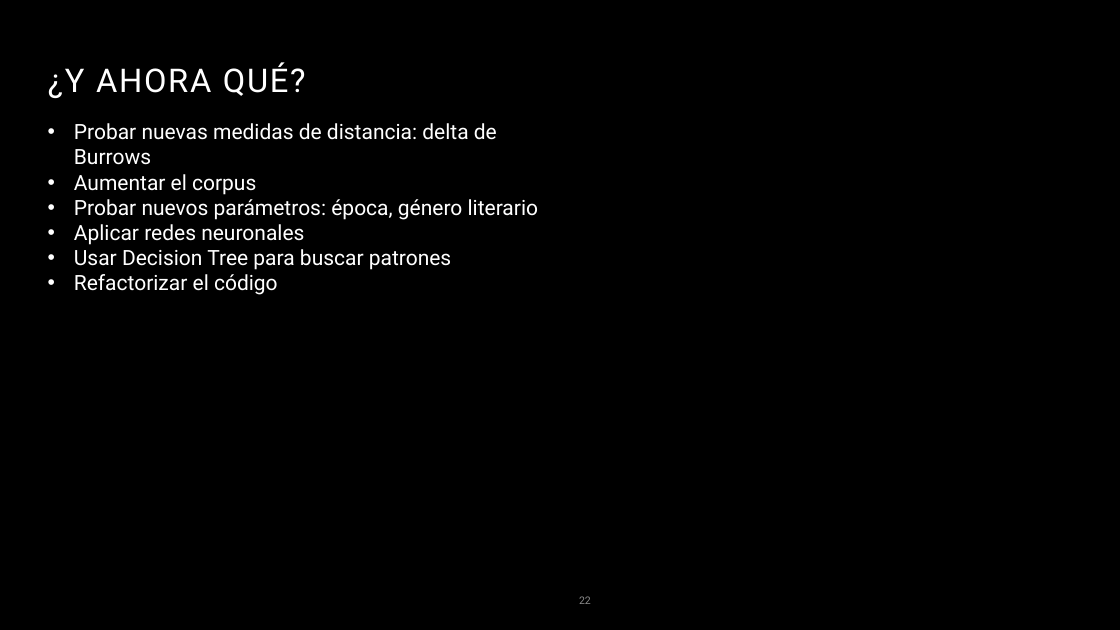
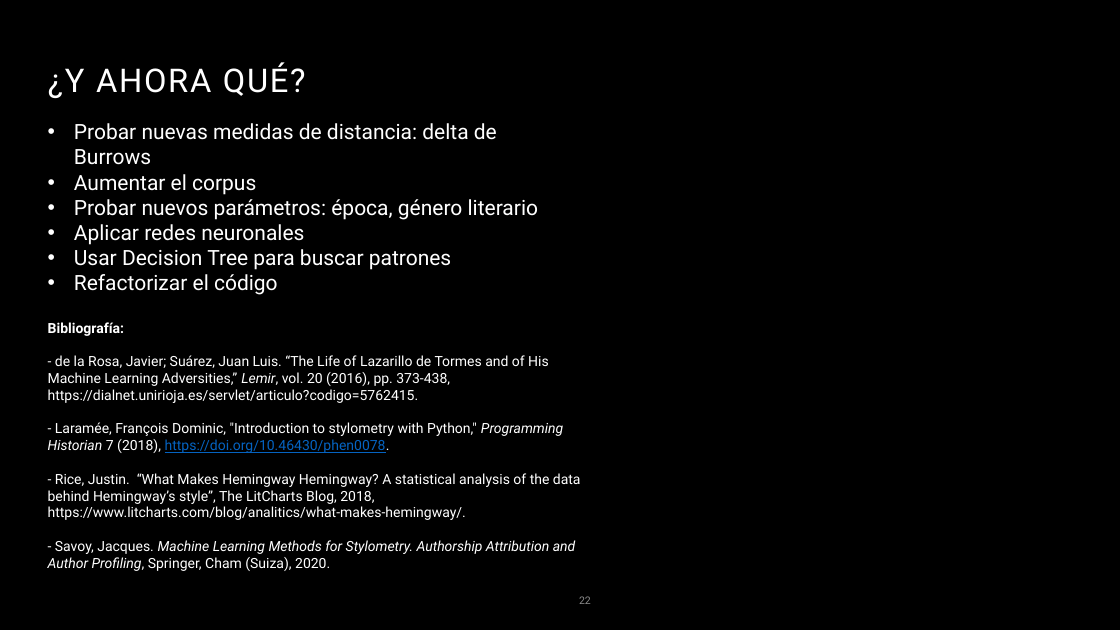
Before and after one commit to RaimundoRobotica/Stylometry, a slide deck: slide 22 of docs/presentacion.pptx. Drawn at 1120x630 pixels with LibreOffice and Linux fonts; fonts in the diff are those of the drawing; background and template pictures are left out. Boxes give left, top, right and bottom in pixels: in the first picture for what was removed or moved away, otherwise in the second. Text is boxed around its words. In the diff, an @@ line names an element or a change of style, - is before the commit and + after.

```diff
--- a/docs/presentacion.pptx
+++ b/docs/presentacion.pptx
@@ text added at [48, 322, 581, 571], 12 pt, text #FFFFFF @@
+Bibliografía:
+- de la Rosa, Javier; Suárez, Juan Luis. “The Life of Lazarillo de Tormes and of His Machine Learning Adversities,” Lemir, vol. 20 (2016), pp. 373-438, https://dialnet.unirioja.es/servlet/articulo?codigo=5762415.
+- Laramée, François Dominic, "Introduction to stylometry with Python," Programming Historian 7 (2018), https://doi.org/10.46430/phen0078.
+- Rice, Justin. “What Makes Hemingway Hemingway? A statistical analysis of the data behind Hemingway’s style”, The LitCharts Blog, 2018, https://www.litcharts.com/blog/analitics/what-makes-hemingway/.
+- Savoy, Jacques. Machine Learning Methods for Stylometry. Authorship Attribution and Author Profiling, Springer, Cham (Suiza), 2020.
```
Also in this commit, not shown: 1 other slide changed, 2 other files.
